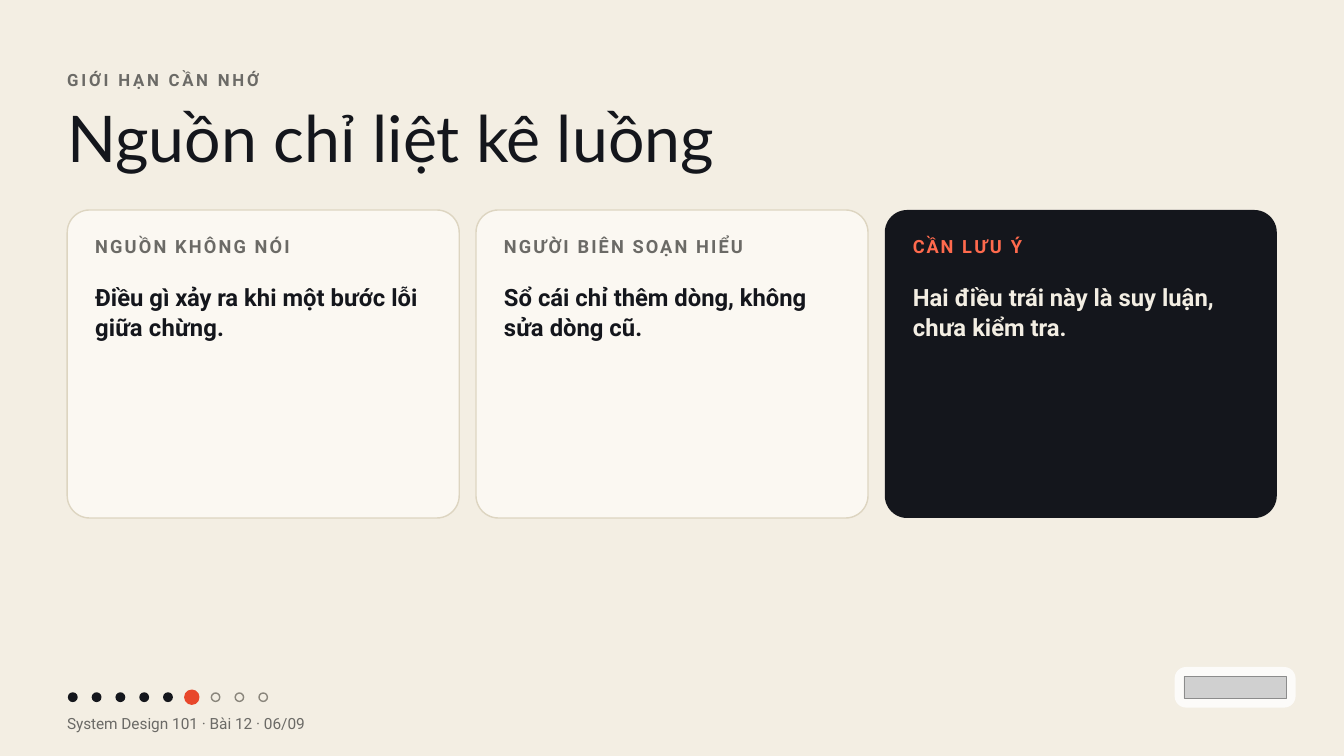
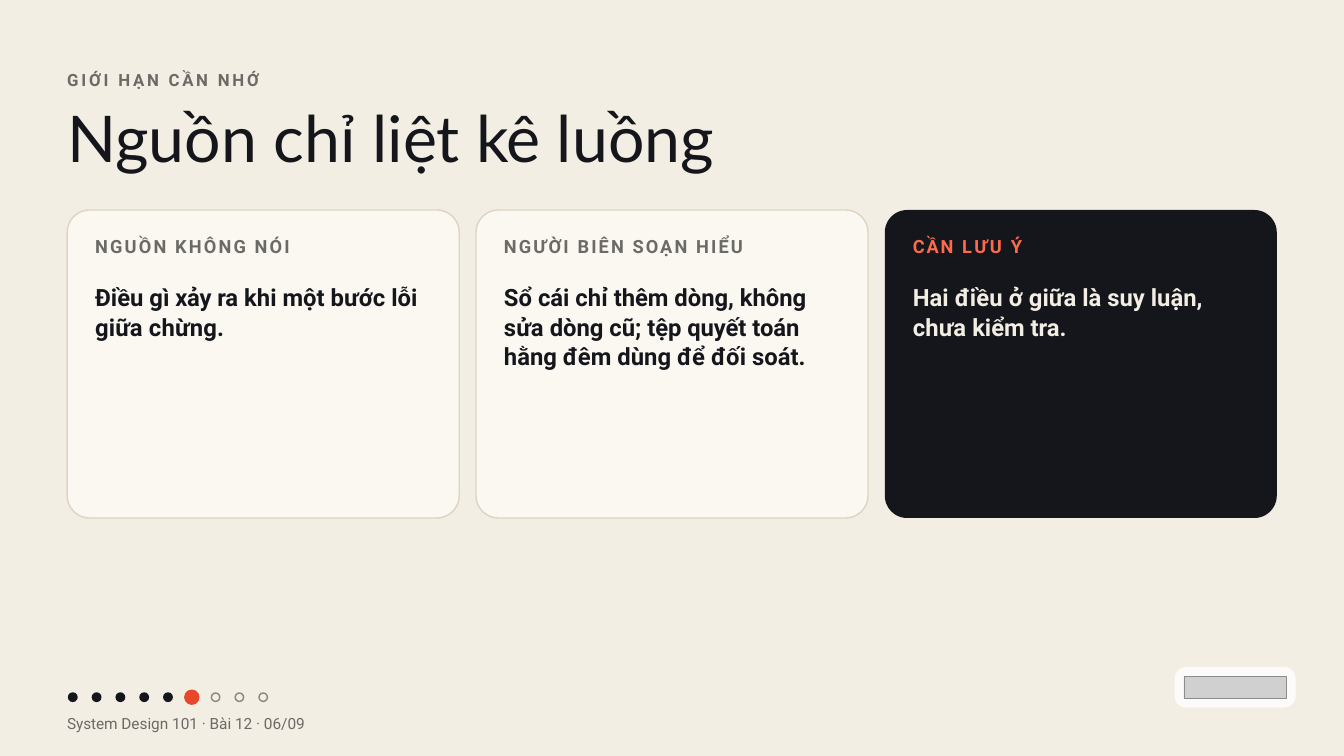
Before and after one commit to vohoailinh90/tool-marketing-studio, a slide deck: slide 6 of system-design-101/vi/lessons/sd-07-012/slides/sd-07-012.pptx. Drawn at 1344x756 pixels with LibreOffice and Linux fonts; fonts in the diff are those of the drawing; grey boxes stand for pictures. Boxes give left, top, right and bottom in pixels: in the first picture for what was removed or moved away, otherwise in the second. Text is boxed around its words. In the diff, an @@ line names an element or a change of style, - is before the commit and + after.

```diff
--- a/system-design-101/vi/lessons/sd-07-012/slides/sd-07-012.pptx
+++ b/system-design-101/vi/lessons/sd-07-012/slides/sd-07-012.pptx
@@ text at (x1=504, y1=286, x2=806, y2=370): text changed @@
-Sổ cái chỉ thêm dòng, không sửa dòng cũ.
+Sổ cái chỉ thêm dòng, không sửa dòng cũ; tệp quyết toán hằng đêm dùng để đối soát.
@@ text at (x1=913, y1=286, x2=1203, y2=337): text changed @@
-Hai điều trái này là suy luận, chưa kiểm tra.
+Hai điều ở giữa là suy luận, chưa kiểm tra.
```
Also in this commit, not shown: 2 other files.
